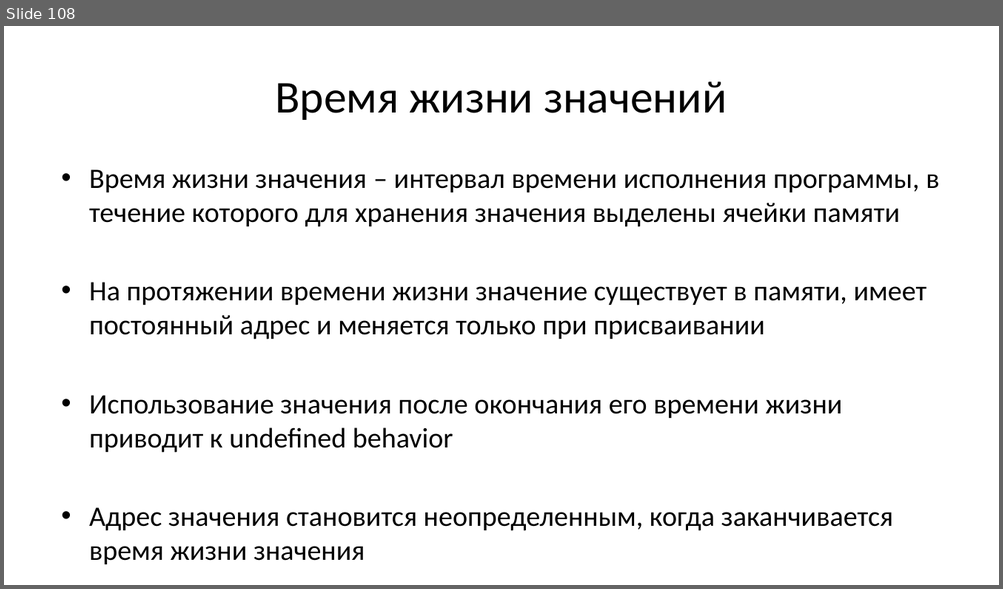
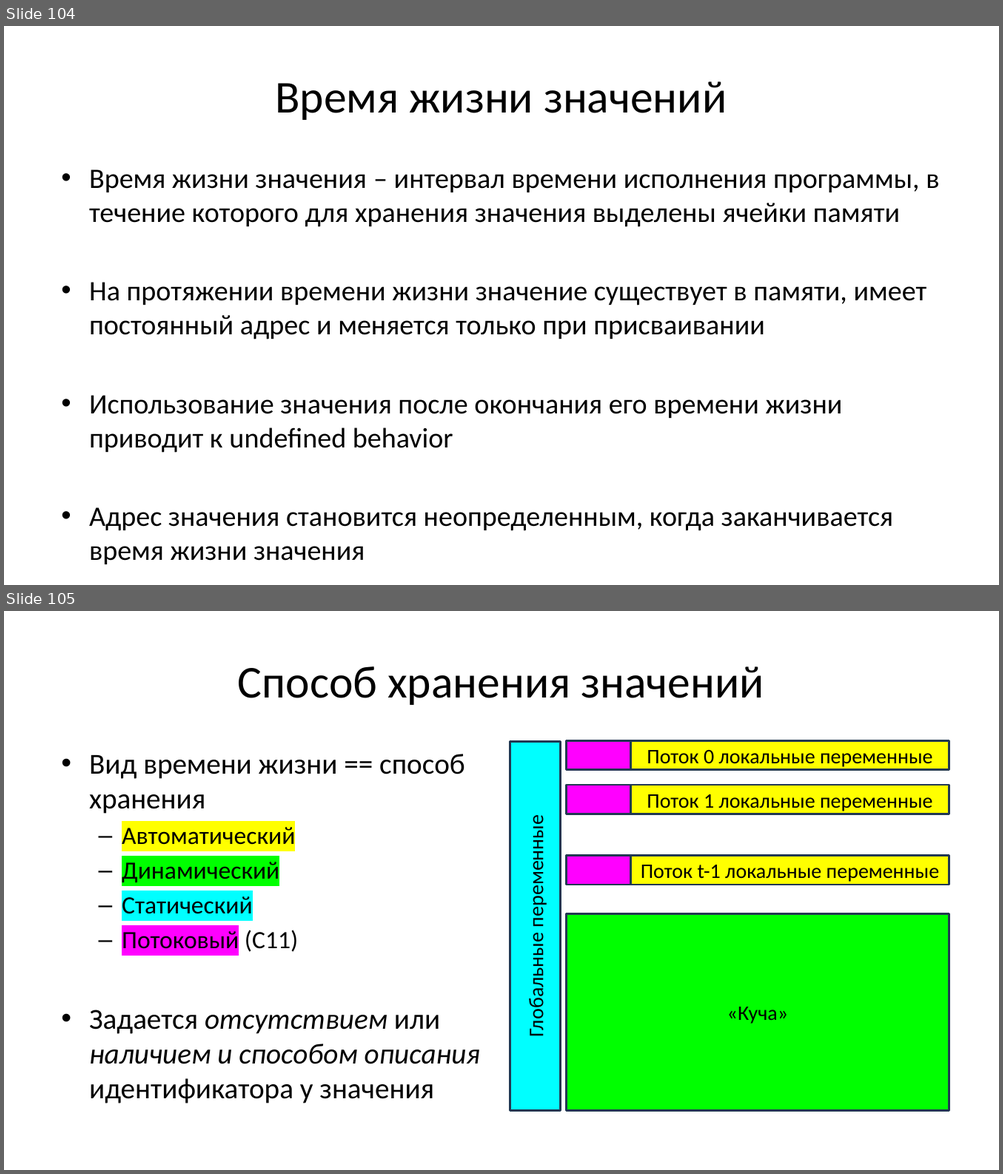
Before and after one commit to Evgueni-Petrov-aka-espetrov/Algorithms-and-Programming-in-C-pptx, a slide deck: 02.75 Лексика и концепции языка Си.pptx. Shown one above the other, each under a label of ours: slide 108 before the commit, slides 104 and 105 after it. The pictures are 1003x589 and 1003x1174 pixels, drawn with LibreOffice and Linux fonts; fonts in the diff are those of the drawing. Boxes give left, top, right and bottom in pixels: in the first picture for what was removed or moved away, otherwise in the second. Text is boxed around its words. In the diff, an @@ line names an element or a change of style, - is before the commit and + after.

```diff
--- a/02.75 Лексика и концепции языка Си.pptx
+++ b/02.75 Лексика и концепции языка Си.pptx
@@ slide 105 added at <box>4,611,999,1170</box>, background #FFFFFF @@
@@ title added at <box>238,667,764,705</box>, 44 pt, text #000000 @@
+Способ хранения значений
@@ rectangle added at <box>510,741,560,1111</box>, fill #00FFFF, outline #233953 2 pt, 20 pt, text #000000 @@
+Глобальные переменные
@@ rectangle added at <box>566,741,631,770</box>, fill #FF00FF, outline #233953 2 pt @@
@@ rectangle added at <box>631,741,949,770</box>, fill #FFFF00, outline #233953 2 pt, 20 pt, text #000000 @@
+Поток 0 локальные переменные
@@ rectangle added at <box>566,785,631,814</box>, fill #FF00FF, outline #233953 2 pt @@
@@ rectangle added at <box>631,785,949,814</box>, fill #FFFF00, outline #233953 2 pt, 20 pt, text #000000 @@
+Поток 1 локальные переменные
@@ text added at <box>89,827,480,1104</box>, 28 pt, text #000000 @@
+• Вид времени жизни == способ хранения
+  – Автоматический
+  – Динамический
+  – Статический
+  – Потоковый (C11)
+• Задается отсутствием или наличием и способом описания идентификатора у значения
@@ rectangle added at <box>566,856,631,885</box>, fill #FF00FF, outline #233953 2 pt @@
@@ rectangle added at <box>631,856,949,885</box>, fill #FFFF00, outline #233953 2 pt, 20 pt, text #000000 @@
+Поток t-1 локальные переменные
@@ rectangle added at <box>566,914,948,1111</box>, fill #00FF00, outline #233953 2 pt, 20 pt, text #000000 @@
+«Куча»
@@ what was slide 108 is now slide 104 @@
```
Also in this commit, not shown: 32 slides changed, 5 other slides added.
